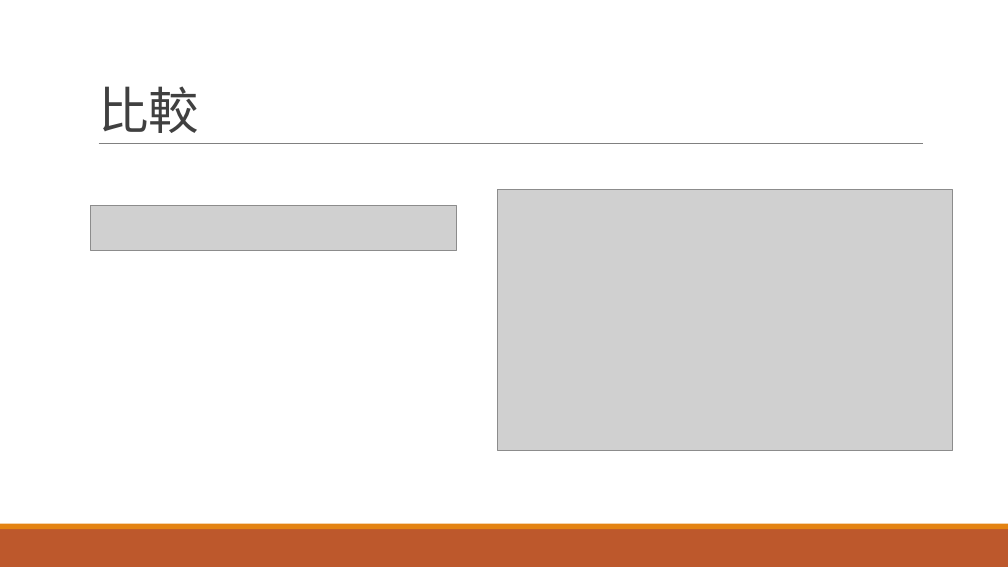
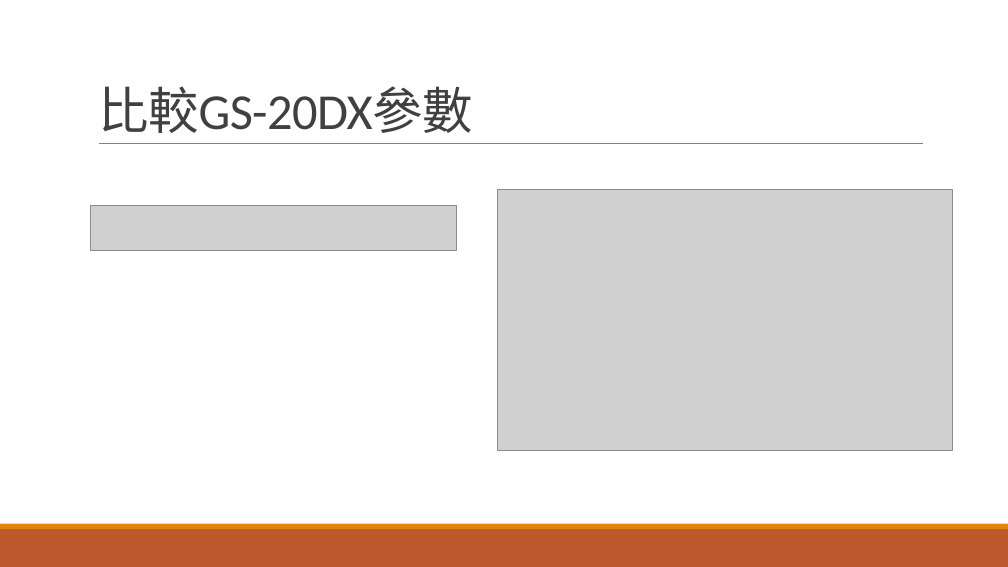
Before and after one commit to r889165/BackUpThesis, a slide deck: slide 15 of Geophone_Calibration/地聲儀求參數.pptx (slide 12 before the commit). Drawn at 1008x567 pixels with LibreOffice and Linux fonts; fonts in the diff are those of the drawing; grey boxes stand for pictures. Boxes give left, top, right and bottom in pixels: in the first picture for what was removed or moved away, otherwise in the second. Text is boxed around its words. In the diff, an @@ line names an element or a change of style, - is before the commit and + after.

```diff
--- a/Geophone_Calibration/地聲儀求參數.pptx
+++ b/Geophone_Calibration/地聲儀求參數.pptx
@@ title at [98, 86, 473, 133]: text changed @@
-比較
+比較GS-20DX參數
```
Also in this commit, not shown: 7 other slides changed, 17 slides added, 4 slides removed, 20 other files.
